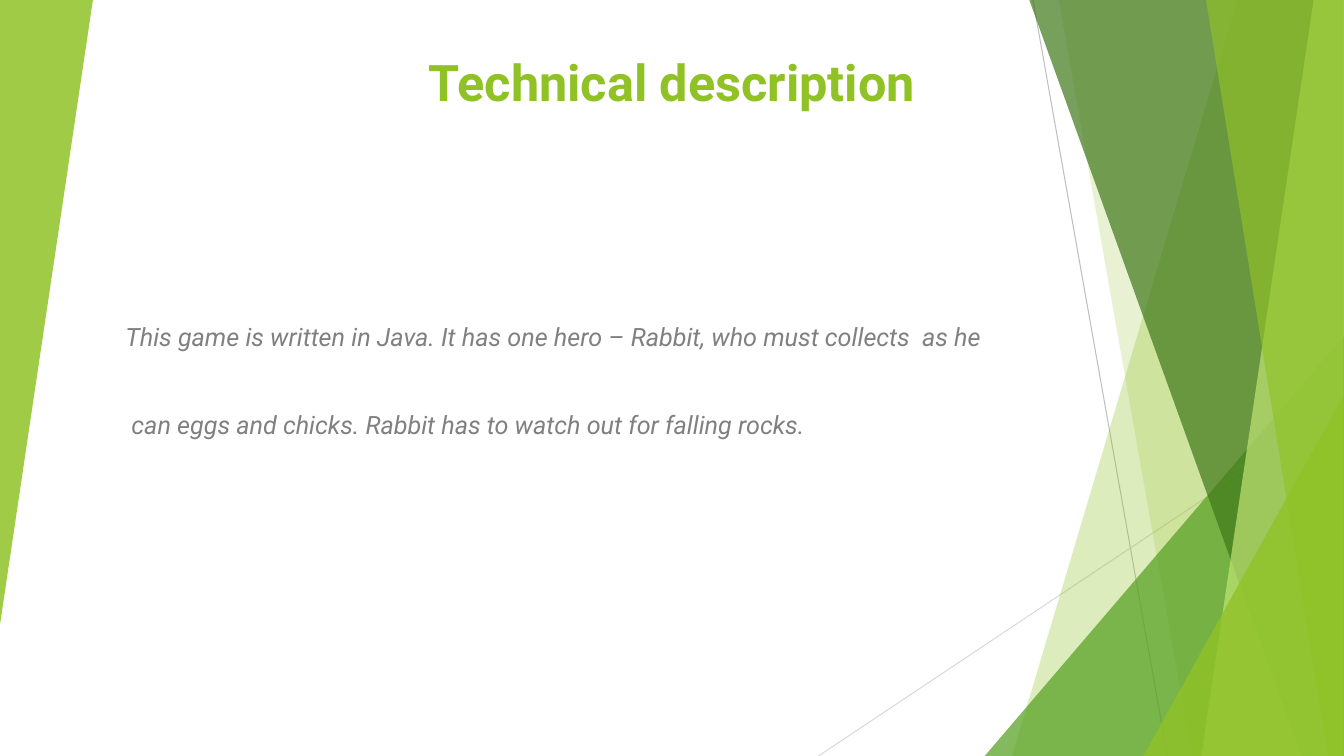
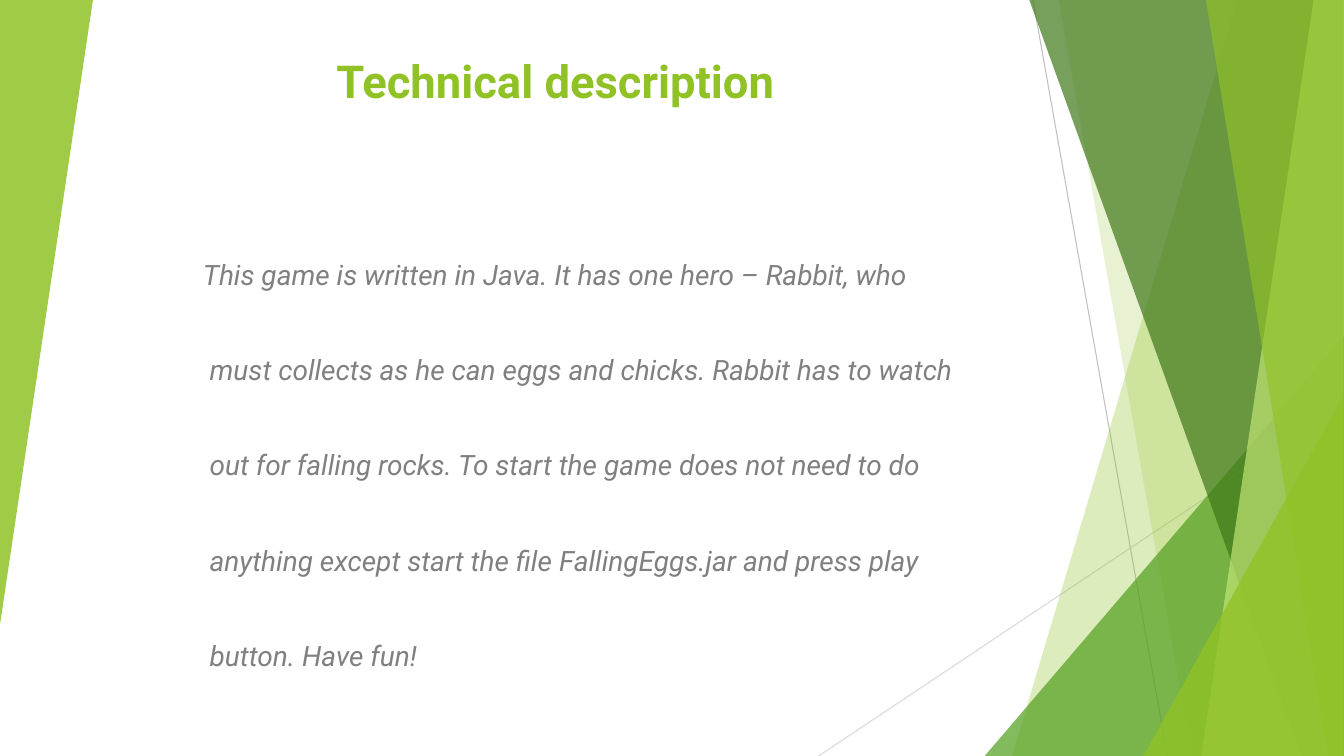
Before and after one commit to TeamNewOrleans/Project_Java_Game, a slide deck: slide 4 of Presentation/FallingEggs.pptx. Drawn at 1344x756 pixels with LibreOffice and Linux fonts; fonts in the diff are those of the drawing. Boxes give left, top, right and bottom in pixels: in the first picture for what was removed or moved away, otherwise in the second. Text is boxed around its words. In the diff, an @@ line names an element or a change of style, - is before the commit and + after.

```diff
--- a/Presentation/FallingEggs.pptx
+++ b/Presentation/FallingEggs.pptx
@@ title "Technical description": place and size @@
-title "Technical description" at [429, 63, 915, 112]
+title "Technical description" at [336, 64, 774, 108]
@@ title "Technical description" at [336, 64, 774, 108]: size 36 to 32.4 pt @@
@@ subtitle at [203, 264, 952, 666]: text changed; size 18 to 20 pt @@
-This game is written in Java. It has one hero – Rabbit, who must collects as he
-can eggs and chicks. Rabbit has to watch out for falling rocks.
+This game is written in Java. It has one hero – Rabbit, who
+must collects as he can eggs and chicks. Rabbit has to watch
+out for falling rocks. To start the game does not need to do
+anything except start the file FallingEggs.jar and press play
+button. Have fun!
```
Also in this commit, not shown: 3 other slides changed, 36 other files.
